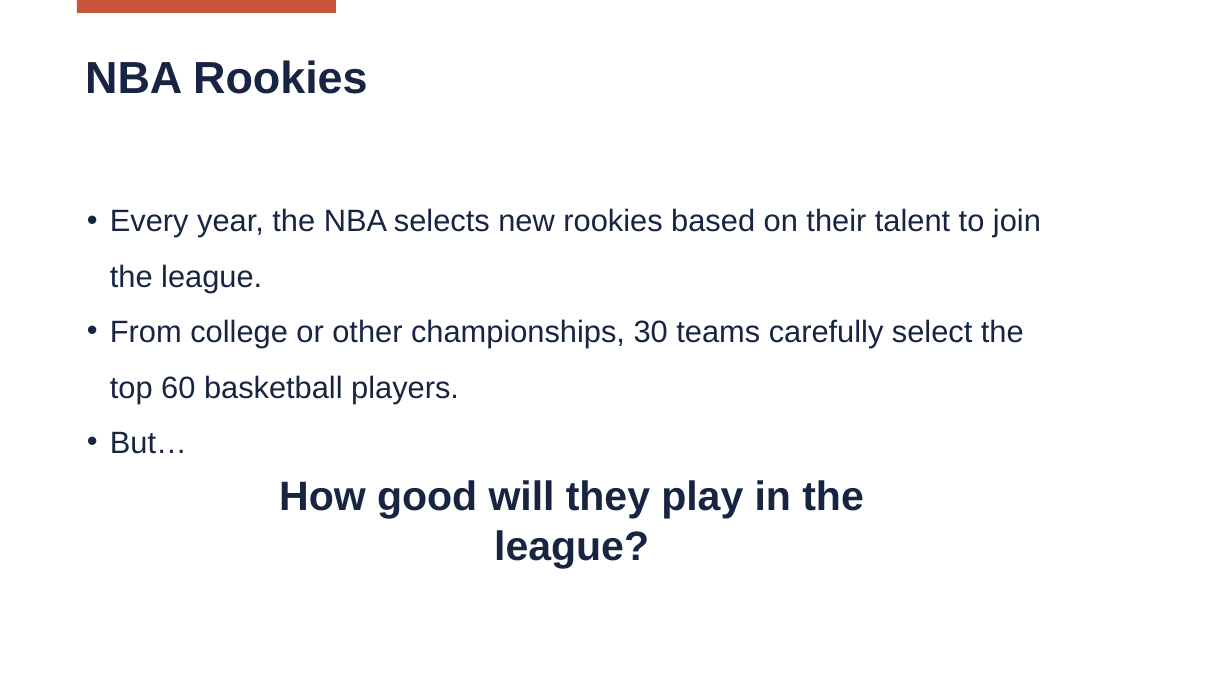
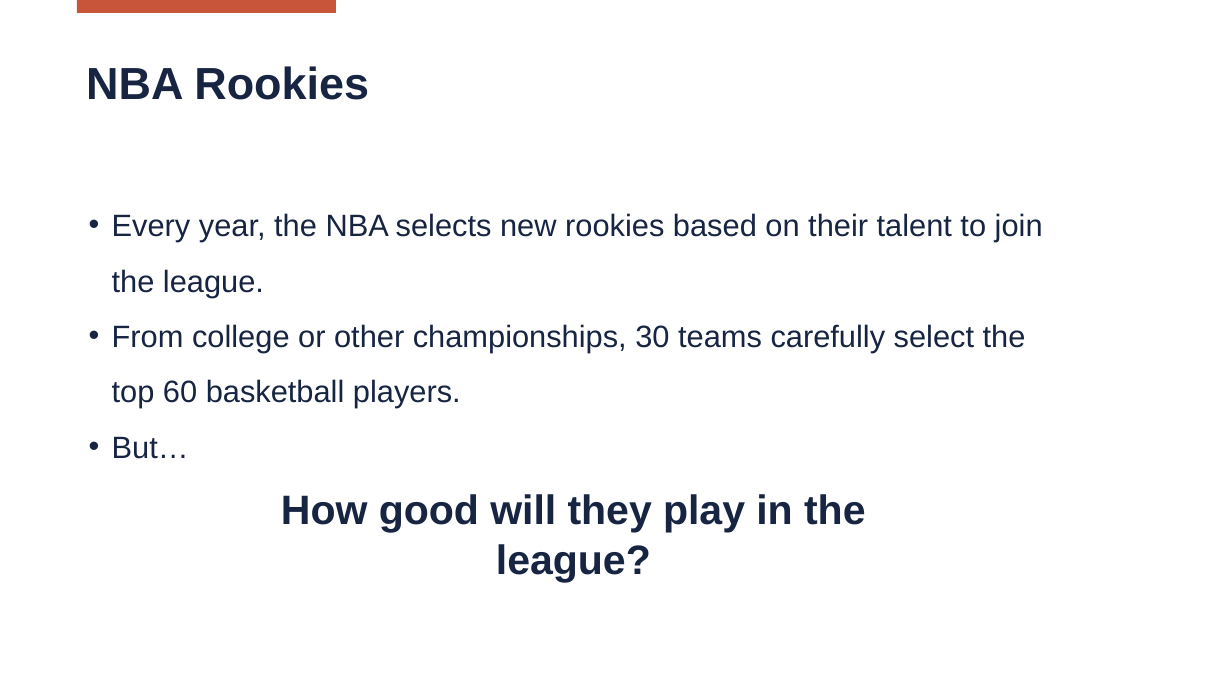
Before and after one commit to Matteo-Locatelli/SL_Project_2223, a slide deck: slide 4 of reports/Presentation.pptx. Drawn at 1232x693 pixels with LibreOffice and Linux fonts; fonts in the diff are those of the drawing; background and template pictures are left out. Boxes give left, top, right and bottom in pixels: in the first picture for what was removed or moved away, otherwise in the second. Text is boxed around its words. In the diff, an @@ line names an element or a change of style, - is before the commit and + after.

```diff
--- a/reports/Presentation.pptx
+++ b/reports/Presentation.pptx
@@ title "NBA Rookies" at (x1=86, y1=66, x2=369, y2=100): letter spacing -0.1 to 0 pt @@
@@ text "Every year, the NBA selects ..." moved from (x1=110, y1=208, x2=1041, y2=454) to (x1=112, y1=213, x2=1043, y2=459) @@
@@ text "How good will they play ..." moved from (x1=279, y1=480, x2=863, y2=568) to (x1=281, y1=494, x2=865, y2=582) @@
```
Also in this commit, not shown: 33 other slides changed.
